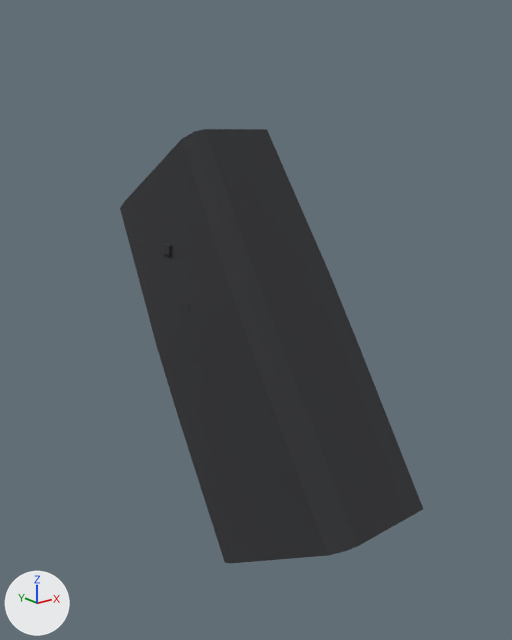
A saved change to the glTF model assets/models/attachment_lmg_angledgrip.glb.
Camera for both pictures: a camera (50 mm lens) standing at (-0.1037, 0.051, -0.0453) and looking at (0.0013, 0.1822, -0.0978). Every picture has the same lights, and +X, +Y and +Z are marked at lower left. The picture after the commit comes second. Vertices at exactly the same position are counted once.

Objects in the first picture: 'attachment_lmg_angledgrip__lmg_angledgrip__lmg_angledgrip__grip'.
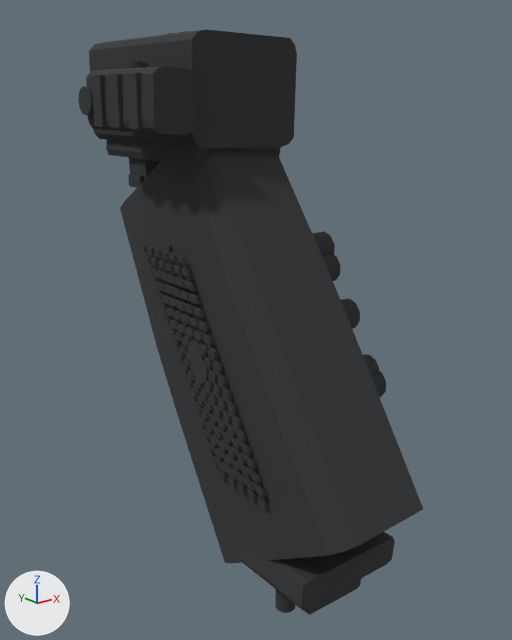
What differs and where, as boxes (x1, y1, x2, y2) in the pictures (512 x 640 px):
'attachment_lmg_angledgrip__lmg_angledgrip__lmg_angledgrip__grip', reshaped (14% wider, 35% taller)
    before: (120, 129, 423, 563)
    after: (78, 29, 423, 615)
part 1 of me_geometry_218_ds_wpolymer, built on
    after: (78, 29, 395, 615)

The change in detail:
me_geometry_218_ds_wpolymer is used by ob_attachment_lmg_angledgrip__lmg_angledgrip__lmg_angledgrip__grip; location (0.0, 0.0, 0.0).
me_geometry_218_ds_wpolymer had 112 vertices, 200 faces and spanned x -0.0152..0.0152, y 0.1351..0.2272, z -0.1597..-0.0521.
me_geometry_218_ds_wpolymer now has 5802 vertices, 9120 faces and spans x -0.0277..0.0287, y 0.1351..0.232, z -0.1614..-0.0302.
me_geometry_218_ds_wpolymer part 1: 1 vertex removed from x 0.0099, y 0.1984, z -0.1262; 5691 vertices added at x -0.0277..0.0287, y 0.1459..0.232, z -0.1614..-0.0302.
